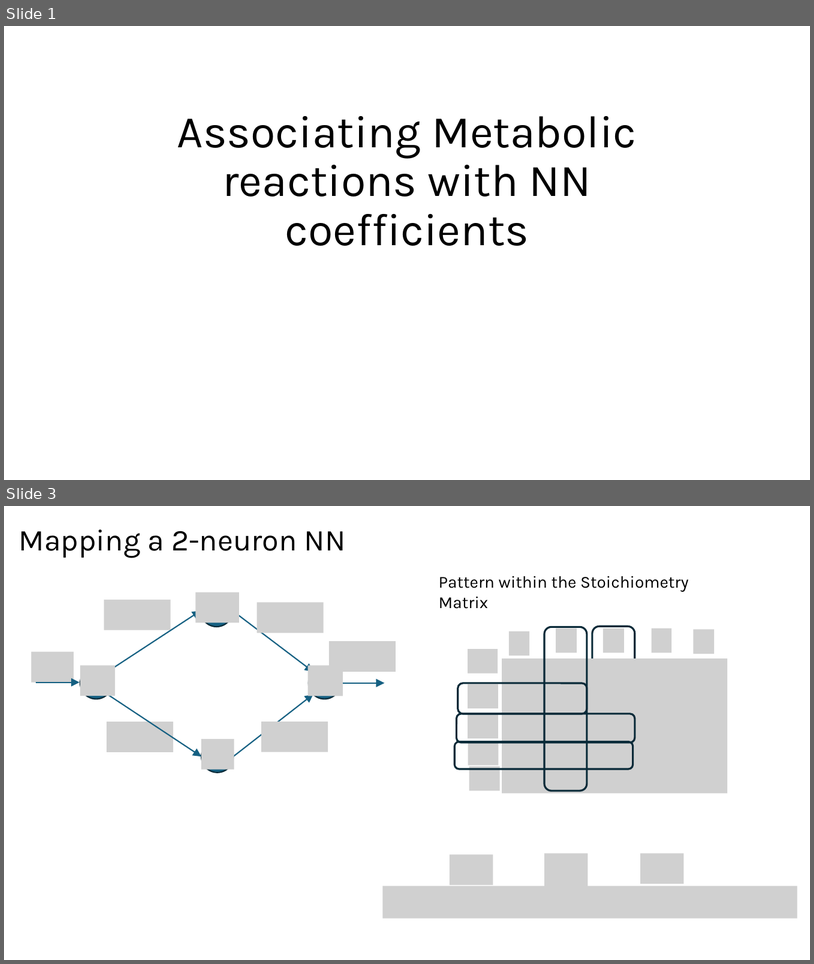
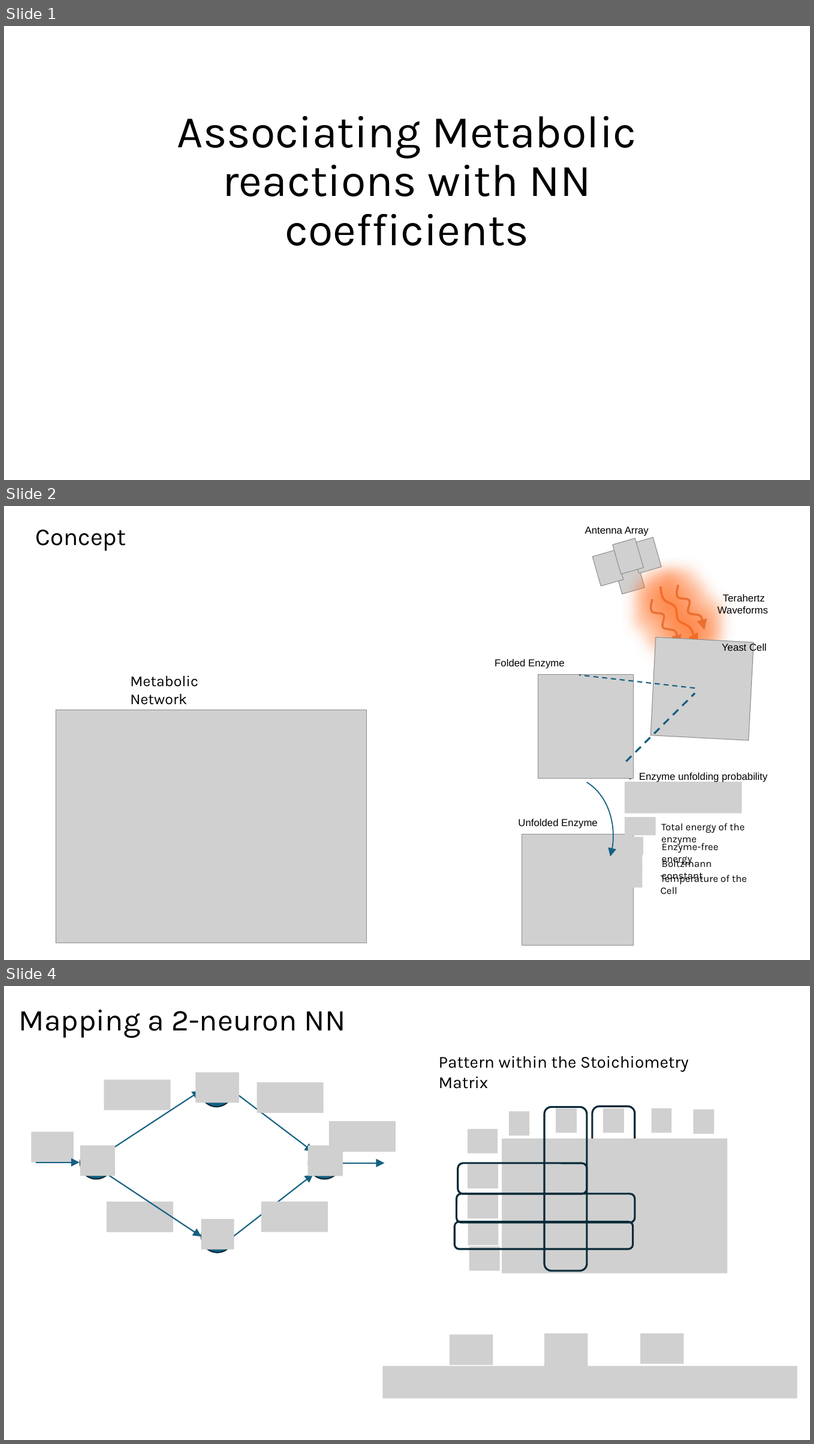
Before and after one commit to tkn-tub/bioelectrodynamics, a slide deck: slides/slides.pptx. Shown one above the other, each under a label of ours: slides 1 and 3 before the commit, slides 1, 2 and 4 after it; the slides between them are not shown. The pictures are 814x964 and 814x1444 pixels, drawn with LibreOffice and Linux fonts; fonts in the diff are those of the drawing; grey boxes stand for pictures. Boxes give left, top, right and bottom in pixels: in the first picture for what was removed or moved away, otherwise in the second. Text is boxed around its words. In the diff, an @@ line names an element or a change of style, - is before the commit and + after.

```diff
--- a/slides/slides.pptx
+++ b/slides/slides.pptx
@@ slide 2 added at bbox=[4, 506, 810, 960], background #FFFFFF @@
@@ title added at bbox=[35, 529, 126, 551], 28.8 pt, text #000000 @@
+Concept
@@ text added at bbox=[130, 675, 198, 705], 18 pt, text #000000 @@
+Metabolic Network
@@ picture added at bbox=[56, 710, 366, 943] @@
@@ group added at bbox=[495, 526, 768, 945]: 12 pictures, 10 texts, 3 freeform shapes, 2 lines, 1 arc (boxed as its full ellipse) @@
+● Enzyme unfolding probability
+Antenna Array
+Terahertz
+Waveforms
+Total energy of the enzyme
+Enzyme-free energy
+Boltzmann constant
+Temperature of the Cell
+Yeast Cell
+Folded Enzyme
+Unfolded Enzyme
@@ what was slide 3 is now slide 4 @@
```
Also in this commit, not shown: 1 slide changed, 2 other slides added, 5 other files.
